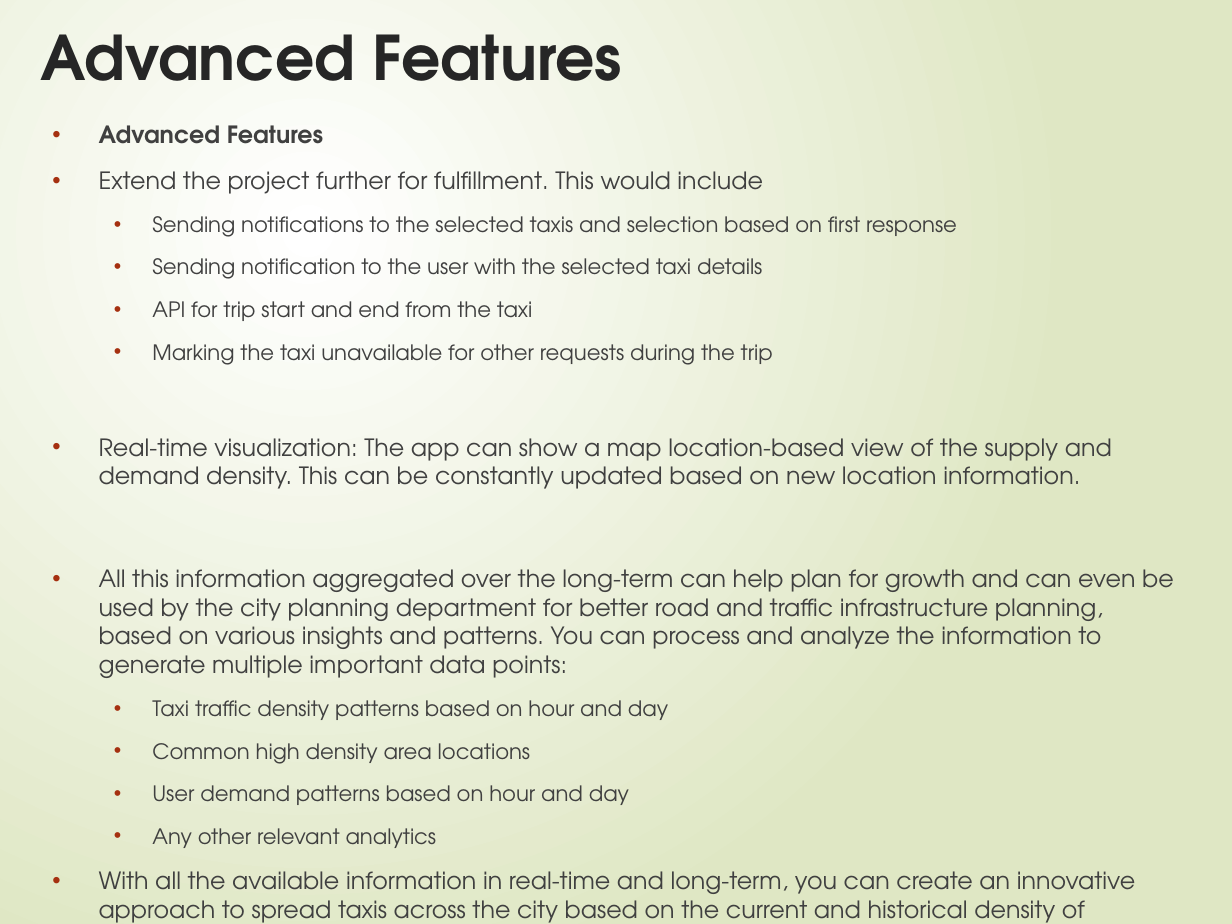
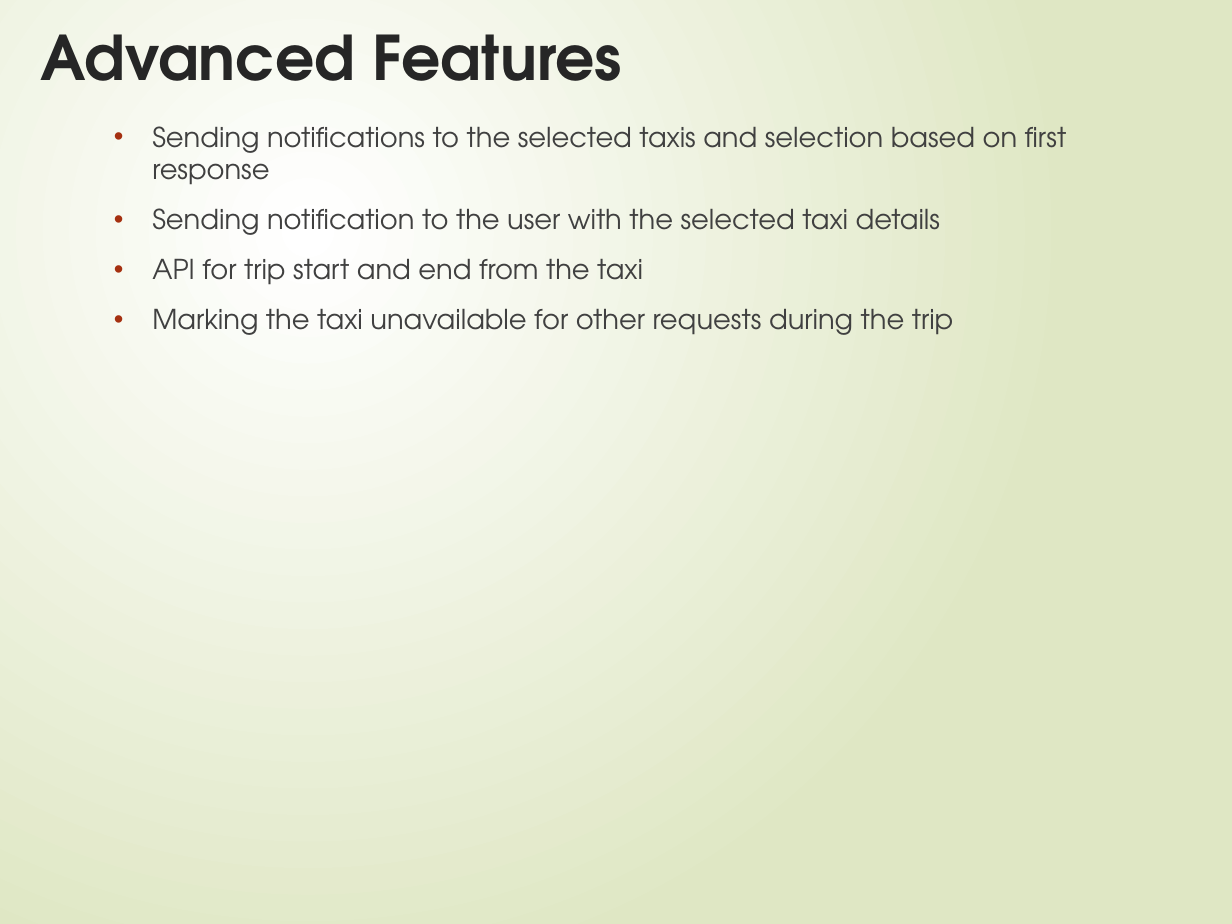
Before and after one commit to smitagarg1/Taxi-Agg_Final-Submission, a slide deck: slide 5 of GLTaxiAgg-BookingandTracking System.pptx. Drawn at 1232x924 pixels with LibreOffice and Linux fonts; fonts in the diff are those of the drawing. Boxes give left, top, right and bottom in pixels: in the first picture for what was removed or moved away, otherwise in the second. Text is boxed around its words. In the diff, an @@ line names an element or a change of style, - is before the commit and + after.

```diff
--- a/GLTaxiAgg-BookingandTracking System.pptx
+++ b/GLTaxiAgg-BookingandTracking System.pptx
@@ text "Sending notifications to the selected ..." at (x1=152, y1=126, x2=1067, y2=335): size 12.4 to 16 pt @@
@@ text at (x1=99, y1=125, x2=763, y2=194): paragraphs removed @@
-• Advanced Features
-• Extend the project further for fulfillment. This would include
@@ text at (x1=99, y1=438, x2=1174, y2=923): paragraphs removed @@
-• Real-time visualization: The app can show a map location-based view of the supply and demand density. This can be constantly updated based on new location information.
-• All this information aggregated over the long-term can help plan for growth and can even be used by the city planning department for better road and traffic infrastructure planning, based on various insights and patterns. You can process and analyze the information to generate multiple important data points:
-  • Taxi traffic density patterns based on hour and day
-  • Common high density area locations
-  • User demand patterns based on hour and day
-  • Any other relevant analytics
-• With all the available information in real-time and long-term, you can create an innovative approach to spread taxis across the city based on the current and historical density of demand patterns. The app can send hints to drivers to shift their locations to a target area if they are in low-demand areas, and so on.
```
Also in this commit, not shown: 7 other slides changed, 4 slides added, 14 slides removed, 2 other files.
